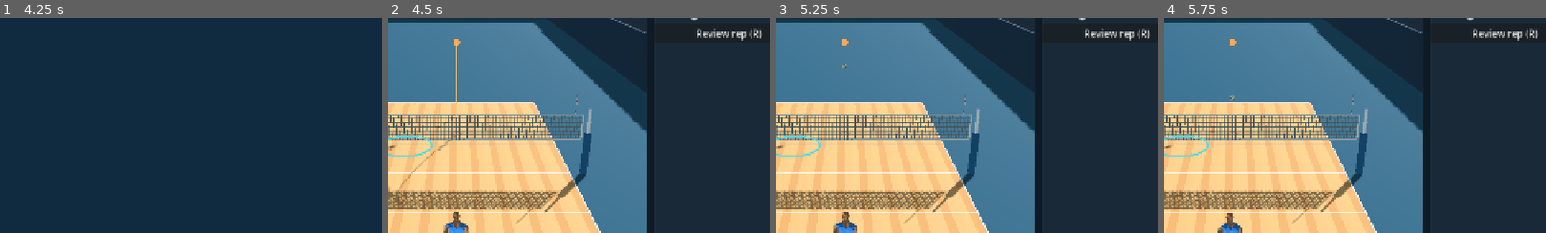
Above: before the commit, frames 1-4 (left to right).
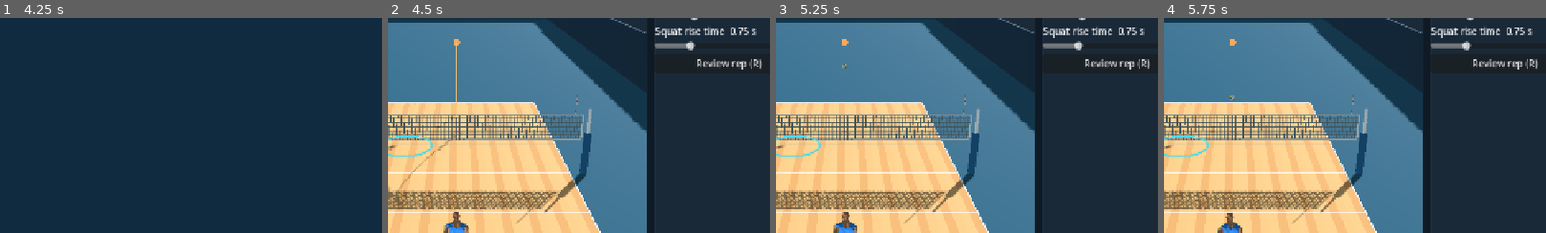
Above: after the commit, the same moments.

Repository: foreandr/volleyball
Game: Godot game, scene res://scenes/main.tscn
The game is run twice, just before and just after one commit, with the same random seed, the same clock (stepped at 60 frames per second) and the same inputs. Sound files missing from this copy of the repository are replaced by a short silence.
Inputs:
- Up to frame 1 (4.25 s): click "Simulate" at 0.5 s; click "Balanced" at 1.25 s; click "Back" at 2 s; click "Drills" at 2.75 s; click "Passing" at 3.5 s
- Up to frame 2 (4.5 s): click "Pass to Target" at 4.25 s
- Up to frame 3 (5.25 s): click "Launch ball" at 5 s
- Up to frame 4 (5.75 s): no input
The pictures show only the part of the screen within x 44-94%, y 28-78%; the shares and areas given below are measured in that part.

Frame 1 is identical in both runs. In frame 2, 1.6% of the frame differs, in the area x 69-98%, y 3-24%; in frame 3, 1.6%; in frame 4, 1.6%.
Error in both runs: Invalid access to property or key 'visible' on a base object of type 'Nil'. (res://scripts/story_animations.gd:1226)

Commit message:
Add squat rise duration control to passing drills

Diff:
--- a/scripts/passing_drill.gd
+++ b/scripts/passing_drill.gd
@@ -109,6 +109,7 @@
 	add_slider(host,left,"speed_scale","Slow motion","%",10,100,5,100,func(v): playback_speed = v*0.01)
 	add_slider(host,parent,"target_height","Target height","m",0.15,4.5,0.05,target.y,func(v): target.y = v)
 	add_slider(host,parent,"skill","Passing skill","%",0,100,1,game.passing_skill,func(v): game.passing_skill = v)
+	add_slider(host,parent,"squat_rise","Squat rise time","s",0.10,3.0,0.05,game.squat_rise_duration,func(v): game.squat_rise_duration = v)
 	left.add_child(host.label("Ball feed",19))
 	add_slider(host,left,"source_y","Source height","m",0.3,7.0,0.05,source.y,func(v): source.y = v)
 	add_slider(host,left,"heading","Direction","°",-180,180,1,heading,func(v): heading = v)
--- a/scripts/volleyball_match.gd
+++ b/scripts/volleyball_match.gd
@@ -101,6 +101,7 @@
 var bounce_start := 0.0
 var dead_flight_from := INF
 var spectator := false
+var squat_rise_duration := FAST_RECEIVE_RISE
 var receive_animation_labels := {}
 var key_labels: Array[Label3D] = []
 var key_until := [0.0,0.0,0.0,0.0]
@@ -1190,7 +1191,7 @@
 	var bump := platforms[index]
 	if is_finite(bump.touch_time) and (bump.knee_bend_depth > 0.001 or bump.fast_back_receive or bump.reach.get("tier",0) == 2) and not bump.low_save.active:
 		recovery["hold"] = FAST_RECEIVE_HOLD+(SQUAT_EXTRA_HOLD if bump.knee_bend_depth > 0.001 else 0.0)
-		recovery["rise"] = FAST_RECEIVE_RISE
+		recovery["rise"] = squat_rise_duration if bump.knee_bend_depth > 0.001 else FAST_RECEIVE_RISE
 	if bump.low_save.active:
 		recovery["save"] = bump.low_save
 		recovery["save_time"] = elapsed
